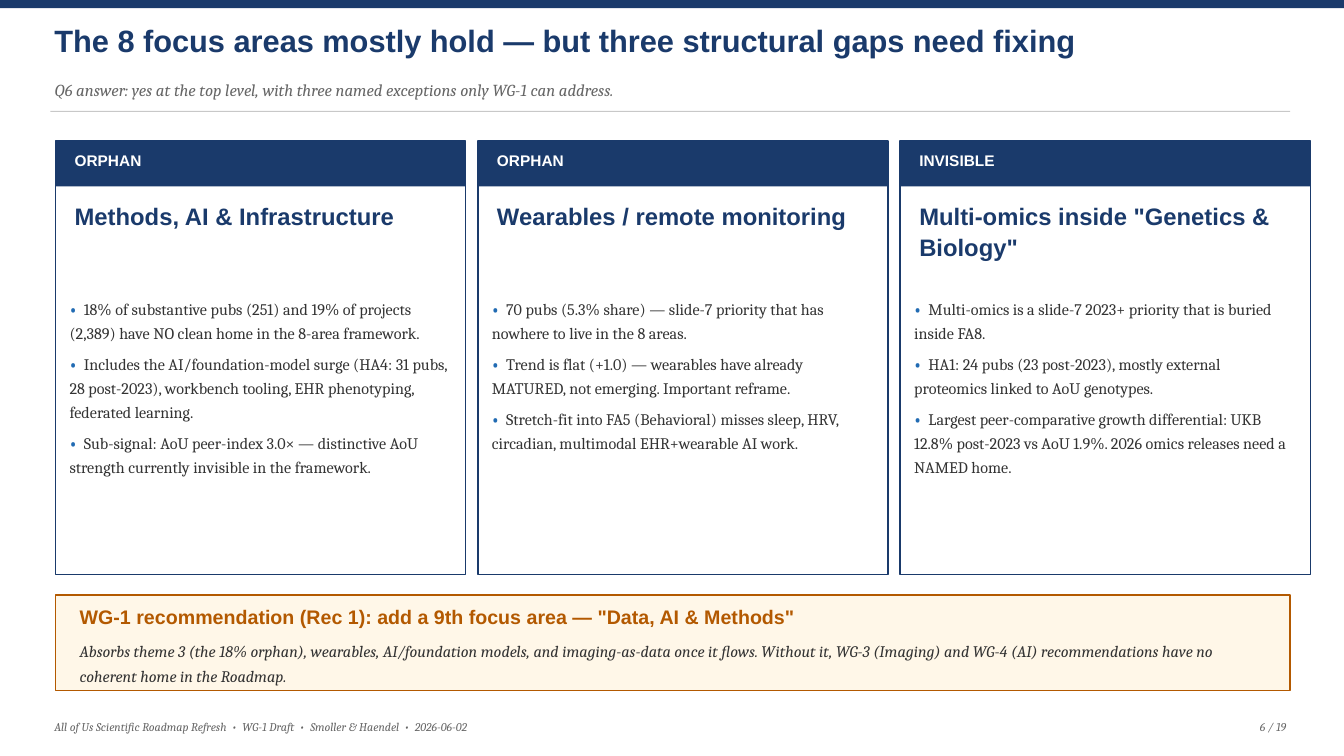
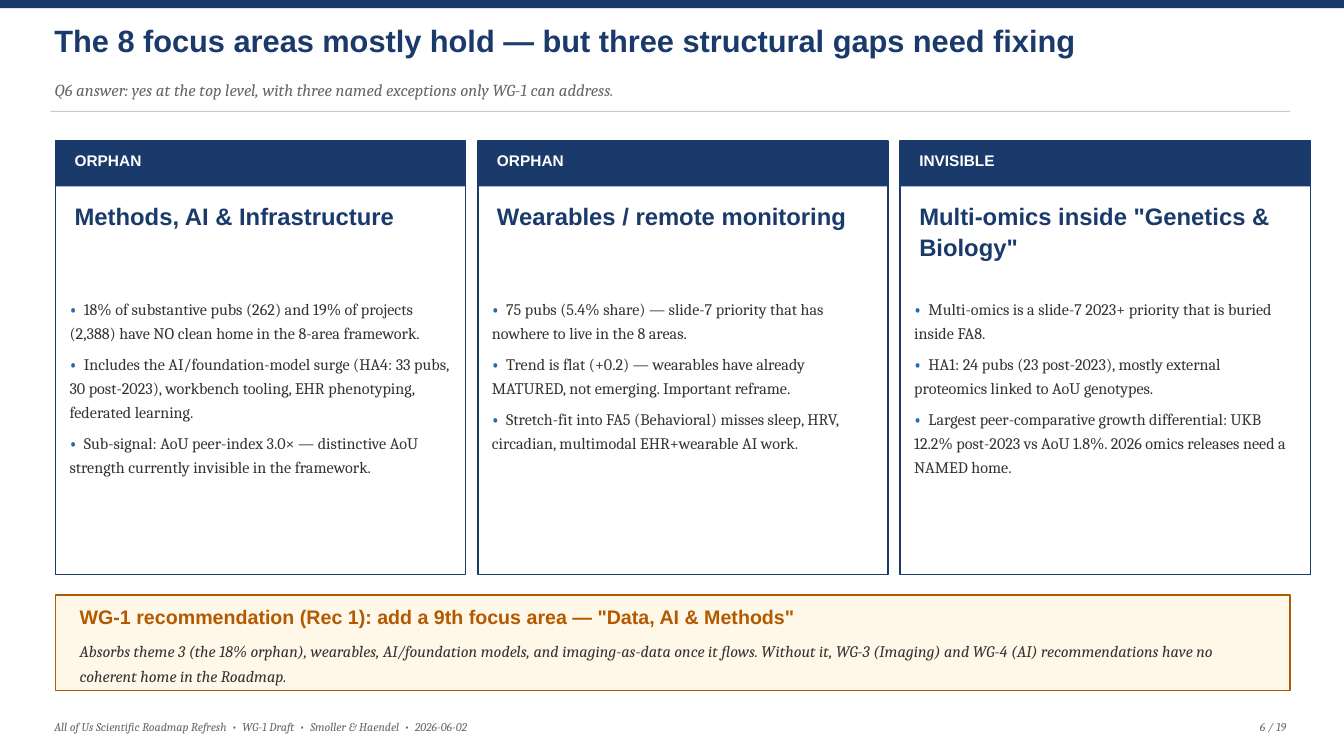
Before and after one commit to mellybelly/all-of-us, a slide deck: slide 6 of resources/deliverables/AoU_Roadmap_Refresh_Draft_Deck.pptx. Drawn at 1344x756 pixels with LibreOffice and Linux fonts; fonts in the diff are those of the drawing. Boxes give left, top, right and bottom in pixels: in the first picture for what was removed or moved away, otherwise in the second. Text is boxed around its words. In the diff, an @@ line names an element or a change of style, - is before the commit and + after.

```diff
--- a/resources/deliverables/AoU_Roadmap_Refresh_Draft_Deck.pptx
+++ b/resources/deliverables/AoU_Roadmap_Refresh_Draft_Deck.pptx
@@ text at [70, 303, 449, 422]: text changed @@
-• 18% of substantive pubs (251) and 19% of projects (2,389) have NO clean home in the 8-area framework.
-• Includes the AI/foundation-model surge (HA4: 31 pubs, 28 post-2023), workbench tooling, EHR phenotyping, federated learning.
+• 18% of substantive pubs (262) and 19% of projects (2,388) have NO clean home in the 8-area framework.
+• Includes the AI/foundation-model surge (HA4: 33 pubs, 30 post-2023), workbench tooling, EHR phenotyping, federated learning.
@@ text at [492, 304, 824, 398]: text changed @@
-• 70 pubs (5.3% share) — slide-7 priority that has nowhere to live in the 8 areas.
-• Trend is flat (+1.0) — wearables have already MATURED, not emerging. Important reframe.
+• 75 pubs (5.4% share) — slide-7 priority that has nowhere to live in the 8 areas.
+• Trend is flat (+0.2) — wearables have already MATURED, not emerging. Important reframe.
@@ text at [914, 413, 1286, 473]: text changed @@
-• Largest peer-comparative growth differential: UKB 12.8% post-2023 vs AoU 1.9%. 2026 omics releases need a NAMED home.
+• Largest peer-comparative growth differential: UKB 12.2% post-2023 vs AoU 1.8%. 2026 omics releases need a NAMED home.
```
Also in this commit, not shown: 14 other slides changed, 7 other files.
